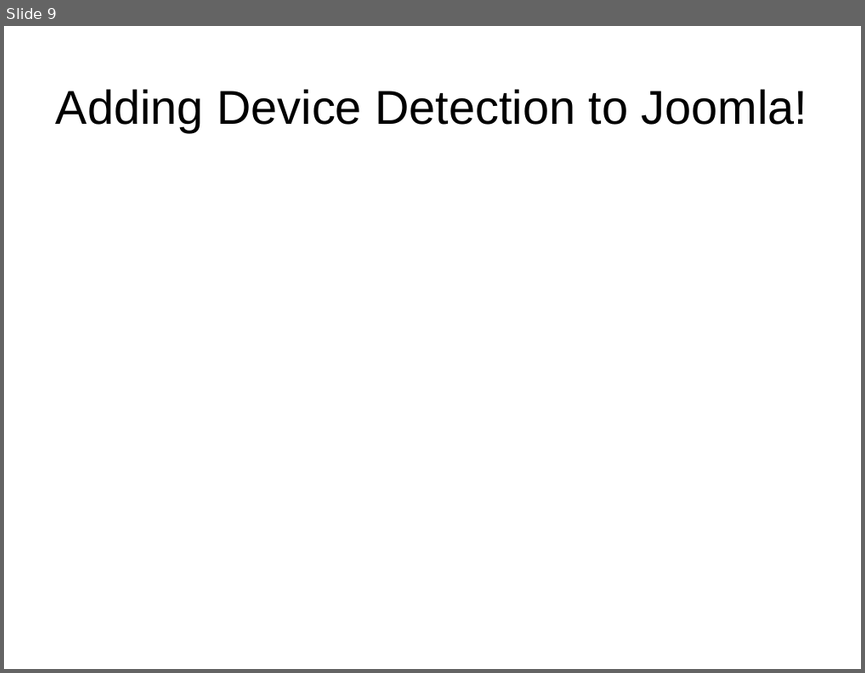
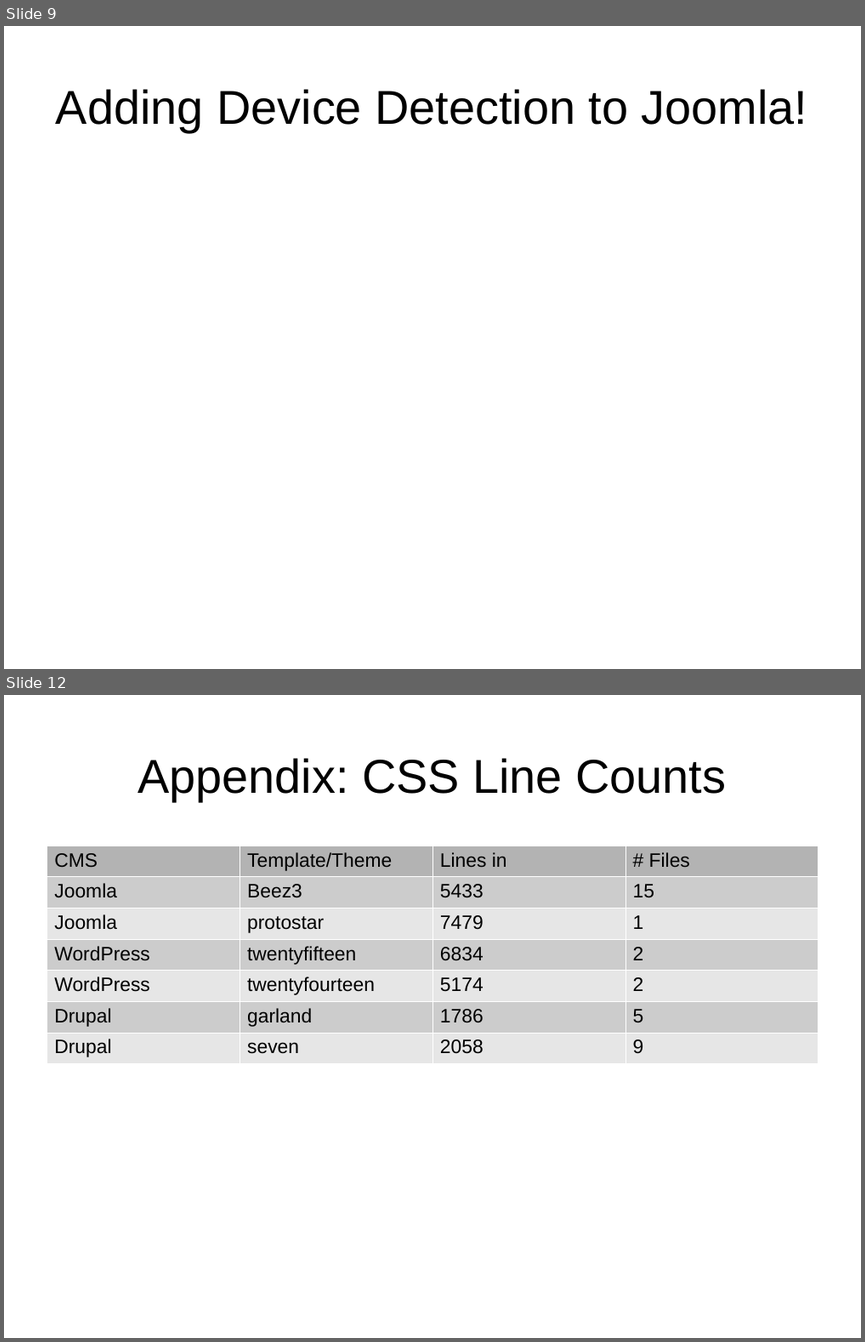
Before and after one commit to tomwhartung/jmws_accoutrements, a slide deck: presentations/2015_09-Joomla/Device_Detection-In_Protostar_and_Beez3.odp. Shown one above the other, each under a label of ours: slide 9 before the commit, slides 9 and 12 after it; the slides between them are not shown. The pictures are 865x673 and 865x1342 pixels, drawn with LibreOffice and Linux fonts; fonts in the diff are those of the drawing. Boxes give left, top, right and bottom in pixels: in the first picture for what was removed or moved away, otherwise in the second. Text is boxed around its words. In the diff, an @@ line names an element or a change of style, - is before the commit and + after.

Commit message:
Added what I could from the FRPUG presentation and added an Appendix containing CSS line counts.

```diff
--- a/presentations/2015_09-Joomla/Device_Detection-In_Protostar_and_Beez3.odp
+++ b/presentations/2015_09-Joomla/Device_Detection-In_Protostar_and_Beez3.odp
@@ slide 12 added at (x1=4, y1=695, x2=861, y2=1338), background #FFFFFF @@
@@ title added at (x1=137, y1=758, x2=726, y2=801), 44 pt, text #000000 @@
+Appendix: CSS Line Counts
@@ table added at (x1=46, y1=845, x2=818, y2=1061), 7 rows, 4 columns @@
+CMS | Template/Theme | Lines in | # Files
+Joomla | Beez3 | 5433 | 15
+Joomla | protostar | 7479 | 1
+WordPress | twentyfifteen | 6834 | 2
+WordPress | twentyfourteen | 5174 | 2
+Drupal | garland | 1786 | 5
+Drupal | seven | 2058 | 9
```
Also in this commit, not shown: 1 slide changed, 3 other slides added, 1 slide removed.
